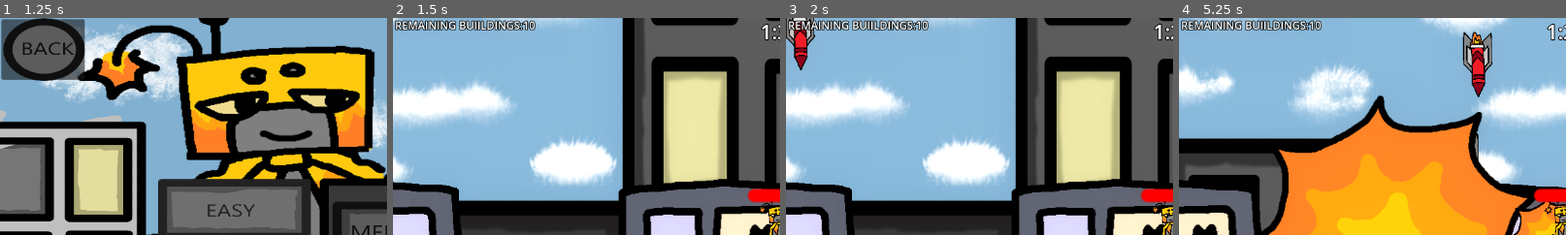
Above: before the commit, frames 1-4 (left to right).
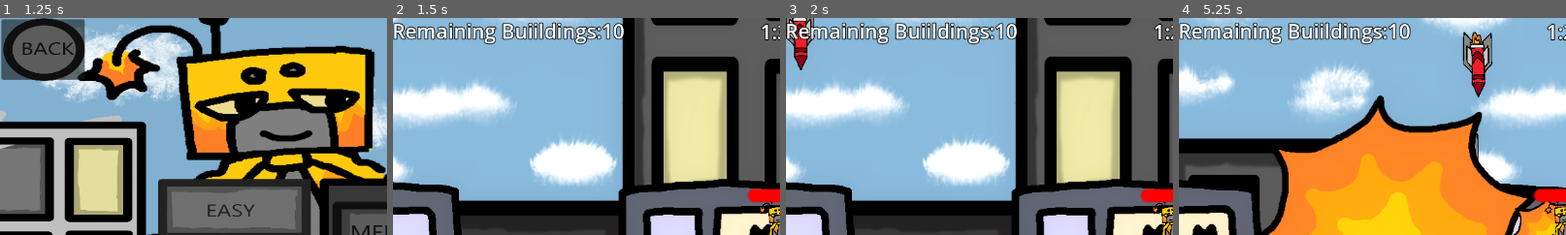
Above: after the commit, the same moments.

Repository: GeirlanthArchivest/oops--i-maybe-did-it-again
Game: Godot game, scene res://Scenes/start_menu.tscn
Same seed, same stepped clock (60 frames per second), same inputs: the game is played once before the commit and once after it. The engine's default icon, where the game draws it, is replaced by a stand-in: a white triangle on a blue panel in a dark square.
Inputs (mouse positions are % of the whole screen's width and height, from its top left):
- Up to frame 1 (1.25 s): click (30, 44) at 0.5 s
- Up to frame 2 (1.5 s): click (30, 44) at 1.25 s
- Up to frame 3 (2 s): no input
- Up to frame 4 (5.25 s): tap Enter (shoot) at 2, 2.85, 4.35 s; move the mouse to (72, 45) at 2.02 s; hold Enter (shoot) 2.03-2.78 s; hold Right (move_right) 2.03-3.53 s; tap Space (jump) at 2.27, 3.02, 4.52 s; move the mouse to (30, 55) at 2.77 s; move the mouse to (60, 28) at 3.52 s; hold Left (move_left) 3.53-4.28 s; hold Enter (shoot) 3.53-4.28 s; move the mouse to (45, 70) at 4.27 s; hold Right (move_right) from 4.28 s (still down); move the mouse to (80, 65) at 5.02 s; hold Enter (shoot) from 5.03 s (still down)
The pictures show only the part of the screen within x 0-50%, y 0-50%; the shares and areas given below are measured in that part.

Frame 1 is identical in both runs. In frame 2, 4.2% of the frame differs, in the area x 0-60%, y 0-13%; in frame 3, 4.1%; in frame 4, 4.2%.

Commit message:
made the label in the top left

Diff:
--- a/oops!-i-maybe-did-it-again/Scenes/main_level.tscn
+++ b/oops!-i-maybe-did-it-again/Scenes/main_level.tscn
@@ -64,16 +64,18 @@
 position = Vector2(-5, -317)
 
 [node name="Label" type="Label" parent="Camera2D"]
-offset_left = -573.0
-offset_top = -325.0
-offset_right = -308.0
-offset_bottom = -276.0
-size_flags_horizontal = 0
+anchors_preset = 4
+anchor_top = 0.5
+anchor_bottom = 0.5
+offset_left = -577.0
+offset_top = -326.0
+offset_right = -353.0
+offset_bottom = -284.0
+grow_vertical = 2
 theme_override_colors/font_outline_color = Color(0, 0, 0, 1)
 theme_override_constants/outline_size = 5
-autowrap_mode = 2
-uppercase = true
-metadata/_edit_use_anchors_ = true
+theme_override_font_sizes/font_size = 30
+horizontal_alignment = 1
 
 [node name="Floor" type="StaticBody2D" parent="." groups=["Floor"]]
 position = Vector2(576, 449)
